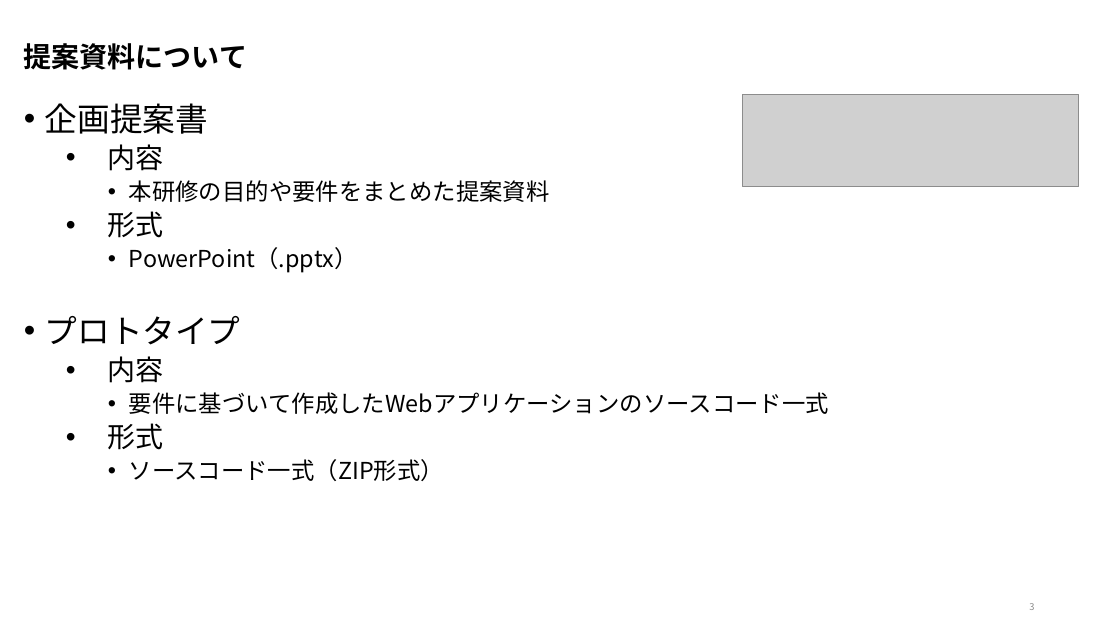
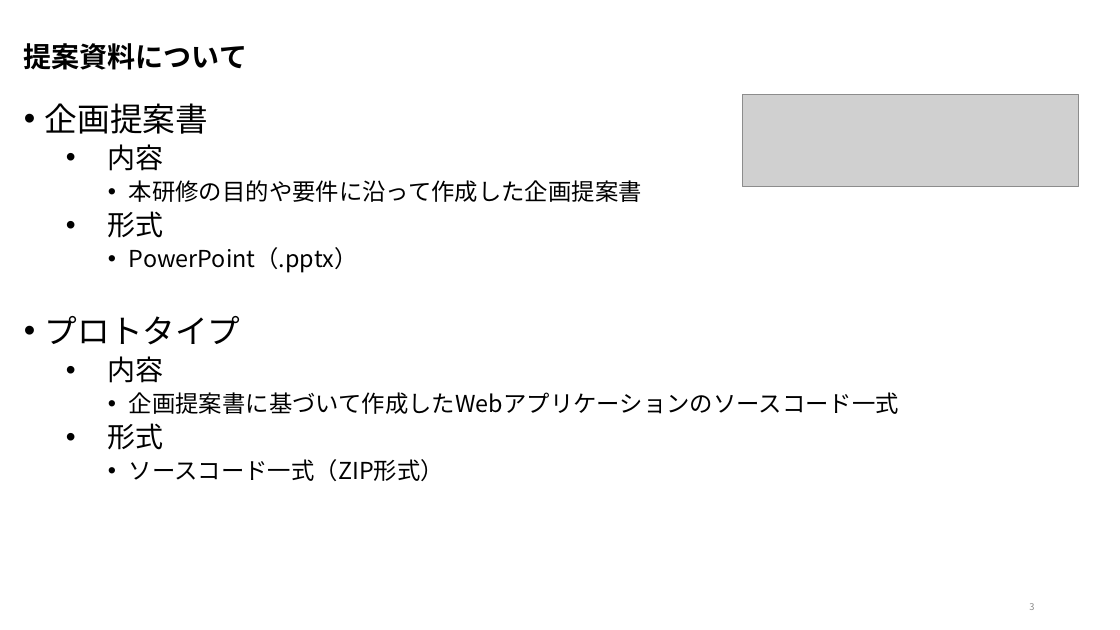
Before and after one commit to nishida2073/ai_navive, a slide deck: slide 3 of 00_オリエンテーション/【AI Native研修-提案】研修の概要.pptx. Drawn at 1120x630 pixels with LibreOffice and Linux fonts; fonts in the diff are those of the drawing; grey boxes stand for pictures. Boxes give left, top, right and bottom in pixels: in the first picture for what was removed or moved away, otherwise in the second. Text is boxed around its words. In the diff, an @@ line names an element or a change of style, - is before the commit and + after.

```diff
--- a/00_オリエンテーション/【AI Native研修-提案】研修の概要.pptx
+++ b/00_オリエンテーション/【AI Native研修-提案】研修の概要.pptx
@@ text at [129, 180, 642, 202]: text changed @@
-    • 本研修の目的や要件をまとめた提案資料
+    • 本研修の目的や要件に沿って作成した企画提案書
@@ text at [129, 392, 899, 414]: text changed @@
-    • 要件に基づいて作成したWebアプリケーションのソースコード一式
+    • 企画提案書に基づいて作成したWebアプリケーションのソースコード一式
```
Also in this commit, not shown: 1 other slide changed, 1 other file.
